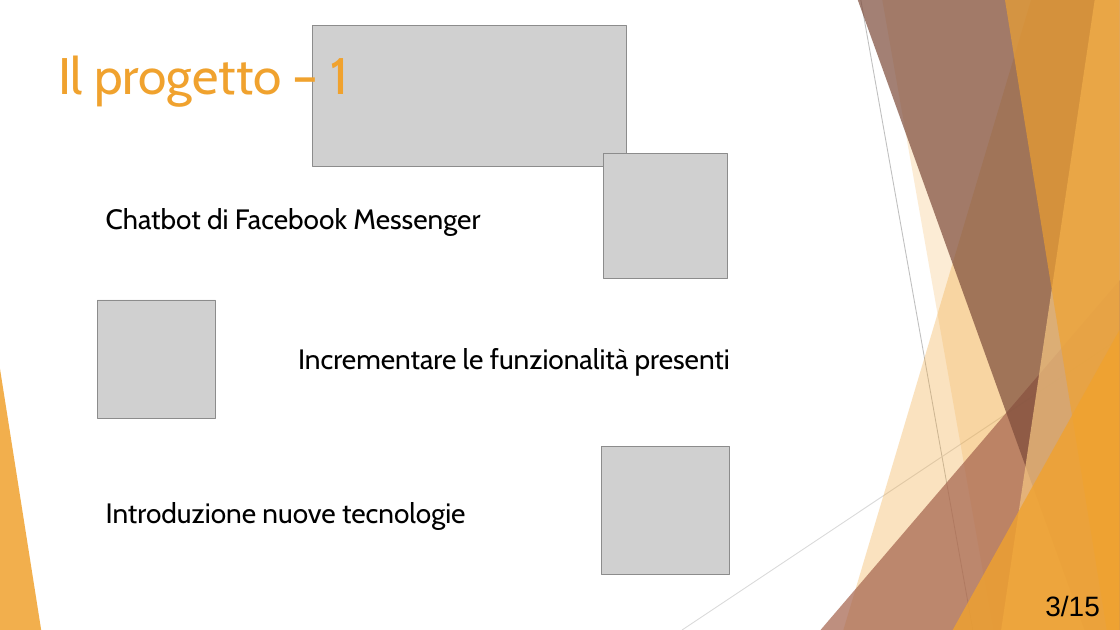
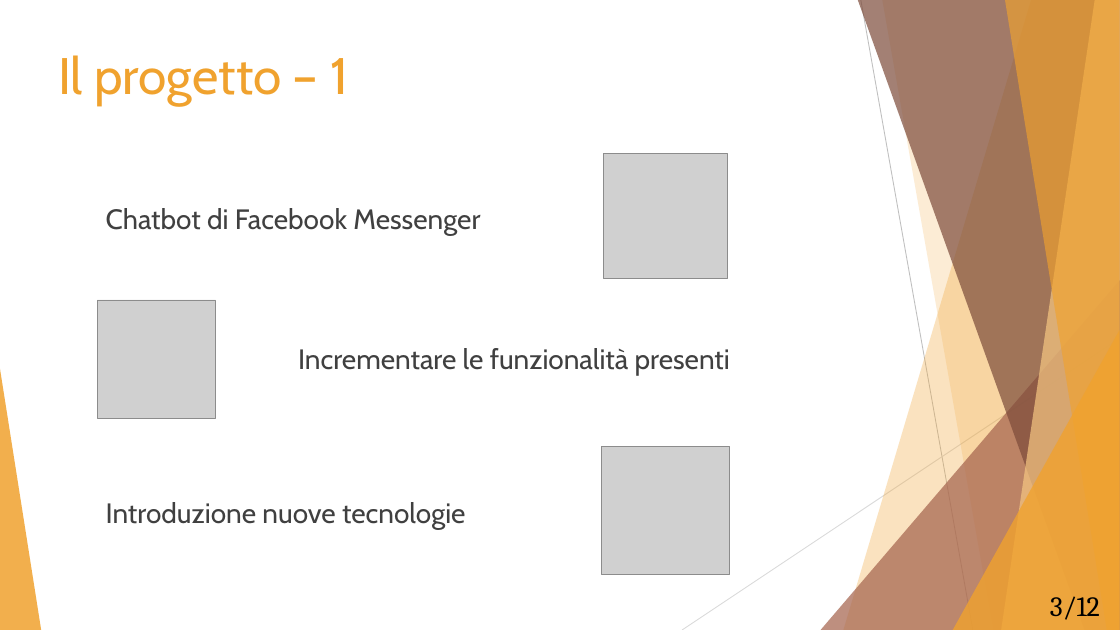
Before and after one commit to Mou95/Tesi, a slide deck: slide 3 of Presentazione_tesi.pptx. Drawn at 1120x630 pixels with LibreOffice and Linux fonts; fonts in the diff are those of the drawing; grey boxes stand for pictures. Boxes give left, top, right and bottom in pixels: in the first picture for what was removed or moved away, otherwise in the second. Text is boxed around its words. In the diff, an @@ line names an element or a change of style, - is before the commit and + after.

```diff
--- a/Presentazione_tesi.pptx
+++ b/Presentazione_tesi.pptx
@@ picture removed at box(313, 26, 627, 167) @@
@@ text colour #000000 to #404040 in 3 elements at box(106, 208, 480, 235), box(298, 348, 730, 376), box(106, 502, 465, 529) @@
@@ text at box(1050, 596, 1100, 620): text changed; font Arial to Cambria @@
-3/15
+3/12
```
Also in this commit, not shown: 8 other slides changed, 3 slides added, 3 slides removed, 9 other files.
